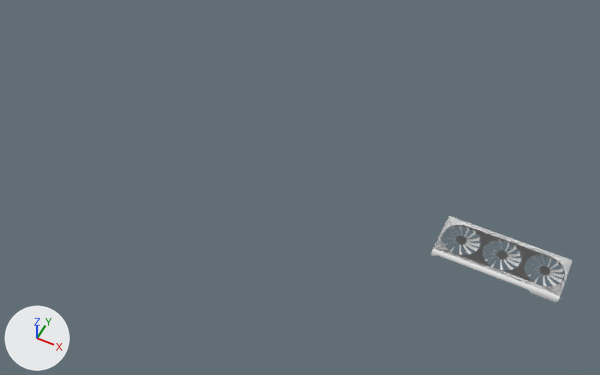
The Blender file Refrences/DanialArjmand/The First Layer.blend: old version first, new version second.
Rendered twice from a 50 mm lens placed at (11.8, -142.2, 174.6), pointed at (-59.5, 0.3, -3.6). The axes (+X, +Y, +Z) are drawn at lower left. The lights are the same throughout.

In view in the first picture: 'Fan', 'Front Body'.
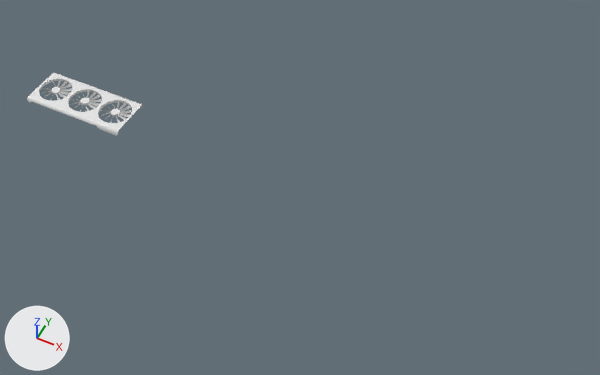
Commit message: Fan and Front

Edits to the bpy script that builds the scene:
```text
Change me_cube:
    used by ob_front_body; location = (0.0, 0.0, 0.0); scale = (0.17, 0.0613, 0.0615)
    remove me_cube.from_pydata(...)  # 444 vertices, 246 faces; spans x -100.0..100.0, y -114.0..114.0, z -31.0..0.0
    add me_cube.from_pydata(...)  # 339 vertices, 133 faces; spans x -100.0..100.0, y -114.0..114.0, z -31.0..0.0
    me_cube part 1
    105 vertices are removed from x -100.0..100.0, y -114.0..114.0, z -28.0..0.0
    132 faces are deleted
    6 new faces join them, smooth
    13 new faces join them
Change me_circle:
    used by ob_fan; location = (0.0, 0.0, -0.3); scale = (0.011, 0.011, 0.011)
    remove me_circle.from_pydata(...)  # 684 vertices, 321 faces; spans x -1466.0..1468.0, y -444.0..443.0, z -39.0..26.0
    add me_circle.from_pydata(...)  # 631 vertices, 216 faces; spans x -1466.0..1468.0, y -444.0..443.0, z -39.0..26.0
    me_circle part 2: 11 vertices moved from x -132.0..100.0, y -129.0..120.0, z -8.0 to x -132.0..100.0, y -129.0..120.0, z -39.0; 62 vertices removed from x -132.0..121.0, y -131.0..122.0, z -8.0..26.0; 40 vertices added at x -130.0..121.0, y -131.0..122.0, z -39.0
    me_circle part 3: 10 vertices moved from x 901.0..1149.0, y -129.0..101.0, z -8.0 to x 901.0..1149.0, y -129.0..101.0, z -39.0; 59 vertices removed from x 899.0..1152.0, y -131.0..122.0, z -8.0..26.0; 42 vertices added at x 899.0..1152.0, y -131.0..122.0, z -39.0
    me_circle part 4: 12 vertices moved from x -1150.0..-899.0, y -129.0..120.0, z -8.0 to x -1150.0..-899.0, y -129.0..120.0, z -39.0; 52 vertices removed from x -1150.0..-897.0, y -131.0..122.0, z -8.0..26.0; 38 vertices added at x -1148.0..-897.0, y -131.0..122.0, z -39.0
Change ob_front_body:
    ob_front_body.location: (0.0, 0.0, 0.0) -> (-133.8, 0.0, 0.0)
Change ob_fan:
    ob_fan.location: (0.0, 0.0, -0.3) -> (-133.8, 0.0, -0.3)
```

Pixel boxes [x1, y1, x2, y2] of what changed, in the pictures (600 x 375 px; the box of a moved part takes in the faces that stretch with it):
'Front Body', reshaped, moved (17% narrower, 26% shorter): before [431, 216, 573, 302]; after [27, 73, 144, 136]
'Fan', reshaped, moved (23% narrower, 28% shorter): before [445, 226, 564, 286]; after [41, 80, 132, 123]
part 1 of me_cube, cut back: before [431, 217, 572, 302]; after [27, 87, 119, 136]
part 2 of me_circle, moved or reshaped: before [497, 251, 508, 260]; after [81, 100, 90, 105]
part 3 of me_circle, moved or reshaped (not visible afterwards): before [539, 266, 550, 276]
part 4 of me_circle, moved or reshaped (not visible afterwards): before [456, 236, 467, 245]
